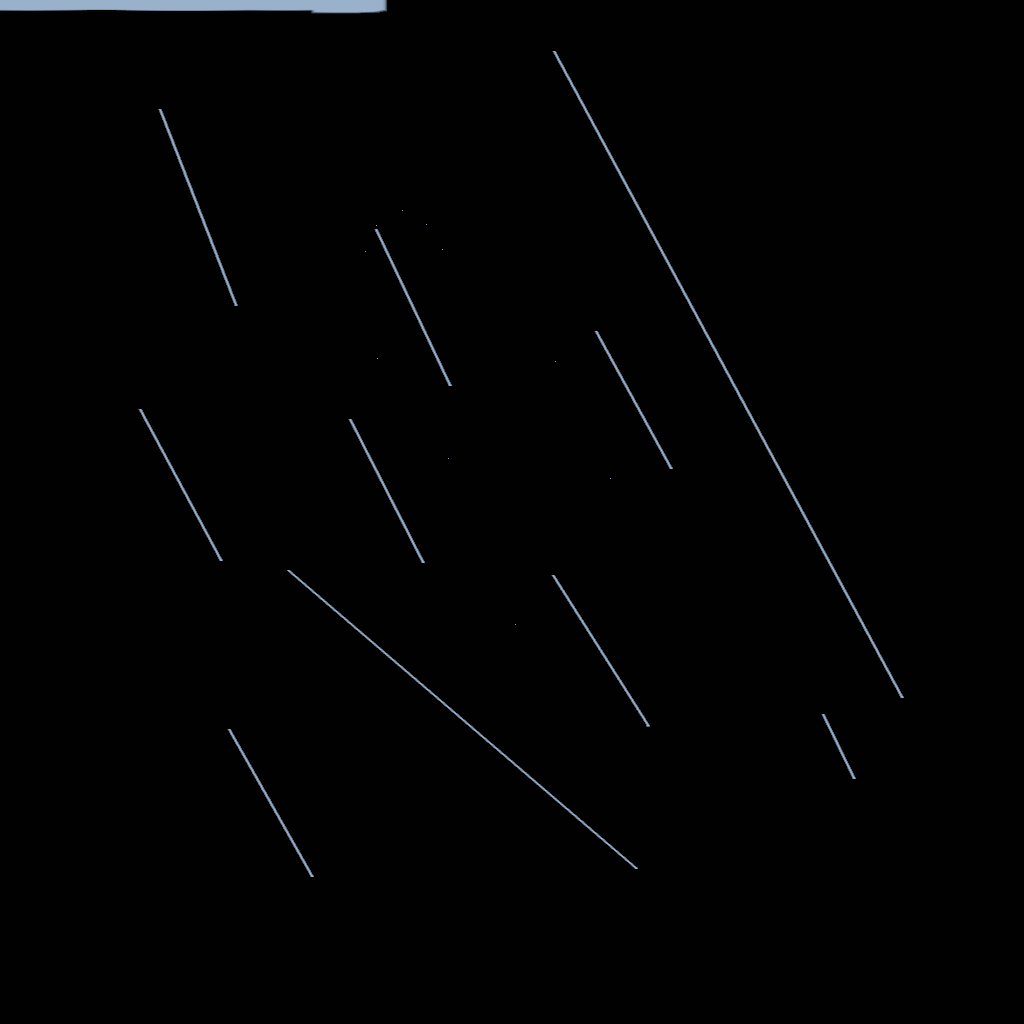
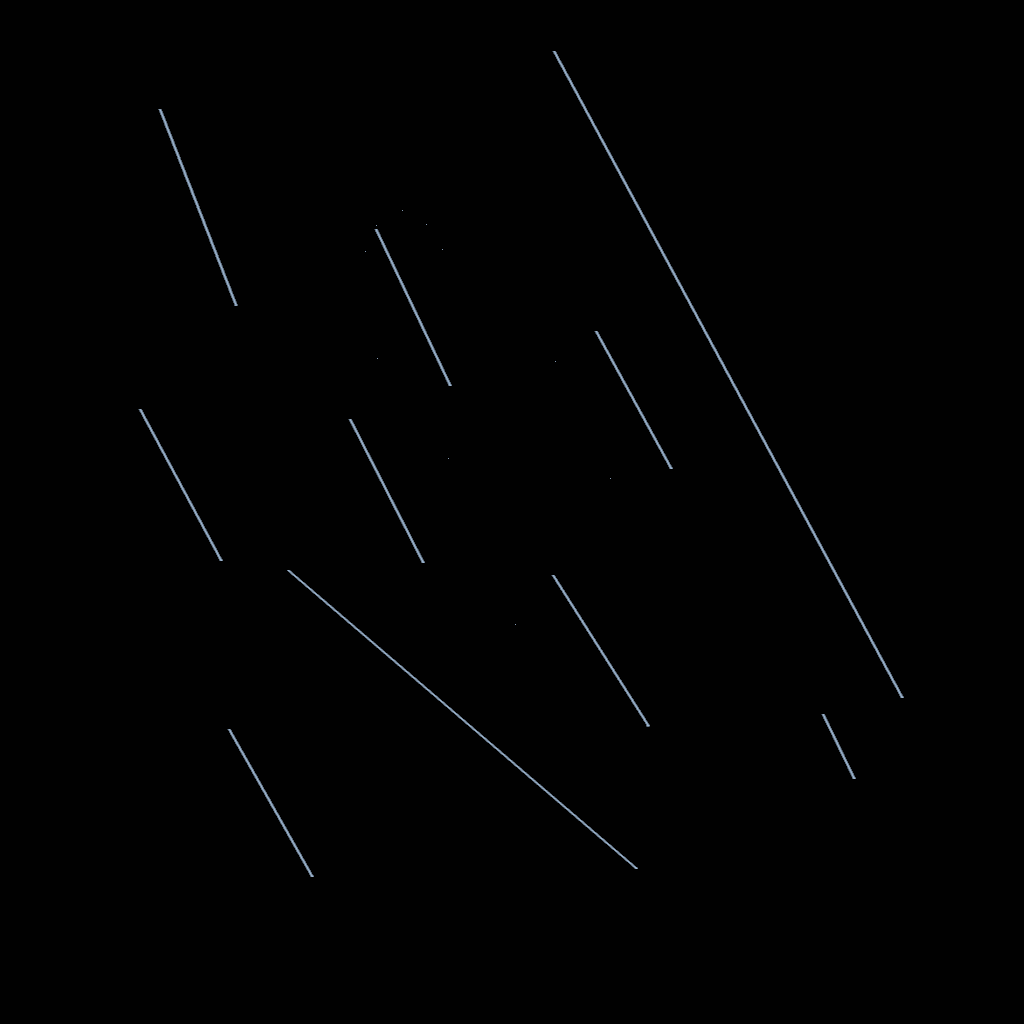
Layer changes from the first 1024px x 1024px image to the second:
painted on "example01.tga" over 0, 0, 388, 14
